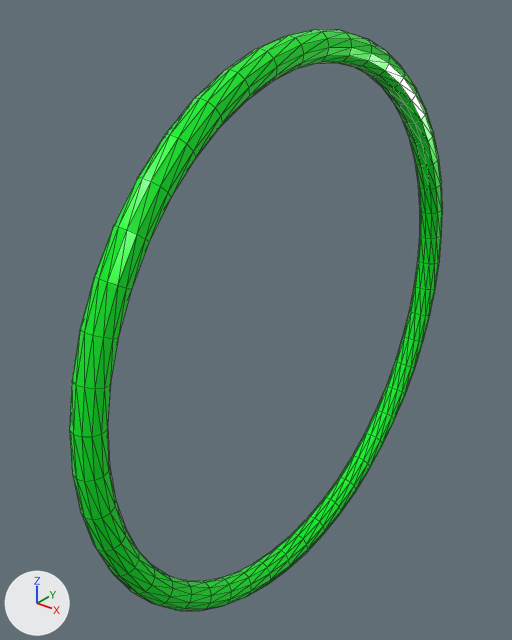
Renders of the glTF model models/ring/ring_github.gltf from each side of a commit.
Rendered twice from a 50 mm camera at (1.314, -1.931, 1.196) aimed at (-0.158, -0.092, 0.056). Lighting does not change. The marker at lower left points along +X, +Y and +Z. Mesh edges are drawn as thin lines. Where no turn or scale is listed for an object, it has been applied to the vertices.

The scene before the commit, as lines of its bpy script (objects in view):
```python
me_torus = bpy.data.meshes.new('Torus')
me_torus.from_pydata(...)  # a torus around x (ring radius 1.0, tube radius 0.05) spanning x -0.05..0.05, y -1.05..1.05, z -1.05..1.05
me_torus.materials.append(mat_material_003)  # green #00ff2b
ob_torus = bpy.data.objects.new('Torus', me_torus)
ob_torus.location = (0.0, 0.0, 0.0)
```
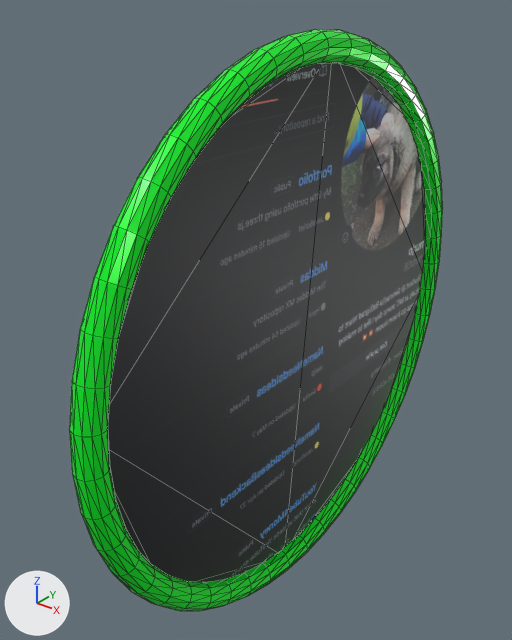
Diff of the bpy script that builds the scene:
```diff
--- a/models/ring/ring_github.gltf.py
+++ b/models/ring/ring_github.gltf.py
@@ img_github @@
+img_github = load_image('github', '_unpacked/github', 940, 940, 'sRGB')
@@ mat_material_007 @@
+mat_material_007 = principled_material('Material.007')
+mat_material_007.texture = img_github
@@ me_circle_003 @@
+me_circle_003.from_pydata(...)  # 32 vertices, 30 faces; spans x 0.0, y -1.0..1.0, z -1.0..1.0
+me_circle_003.materials.append(mat_material_007)  # picture img_github
@@ ob_circle @@
+ob_circle = bpy.data.objects.new('Circle', me_circle_003)
+ob_circle.location = (0.0, 0.0, 0.0)
```

Where the change shows, as pixel boxes (x1, y1, x2, y2) in the pictures (512 x 640 px):
'Circle', added (black): after (108, 63, 426, 582)
